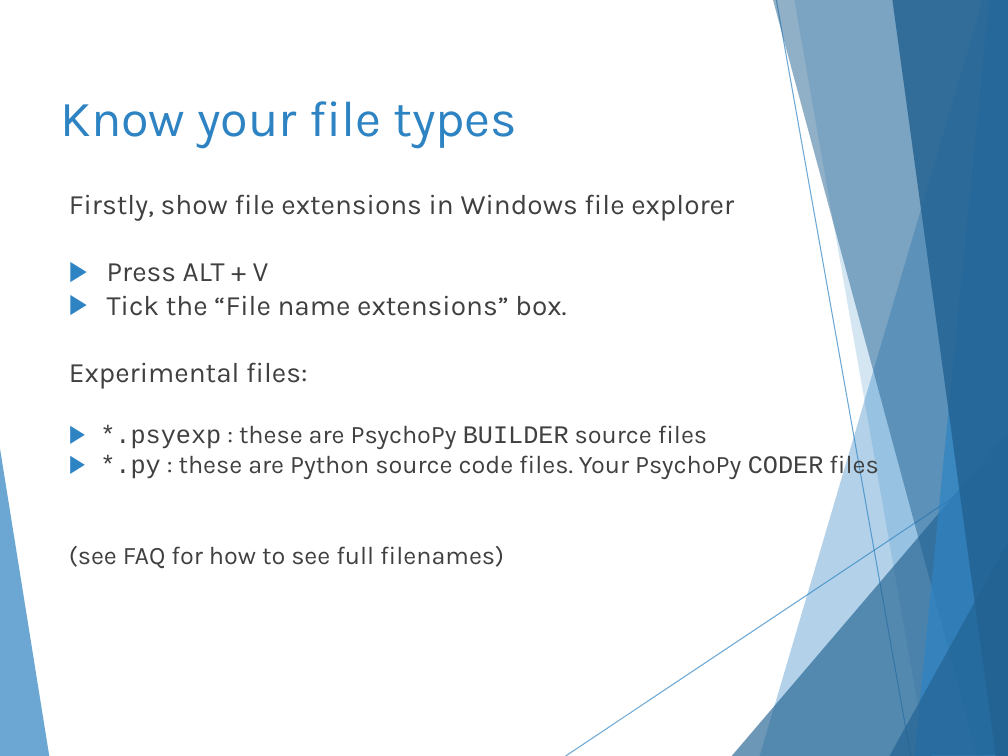
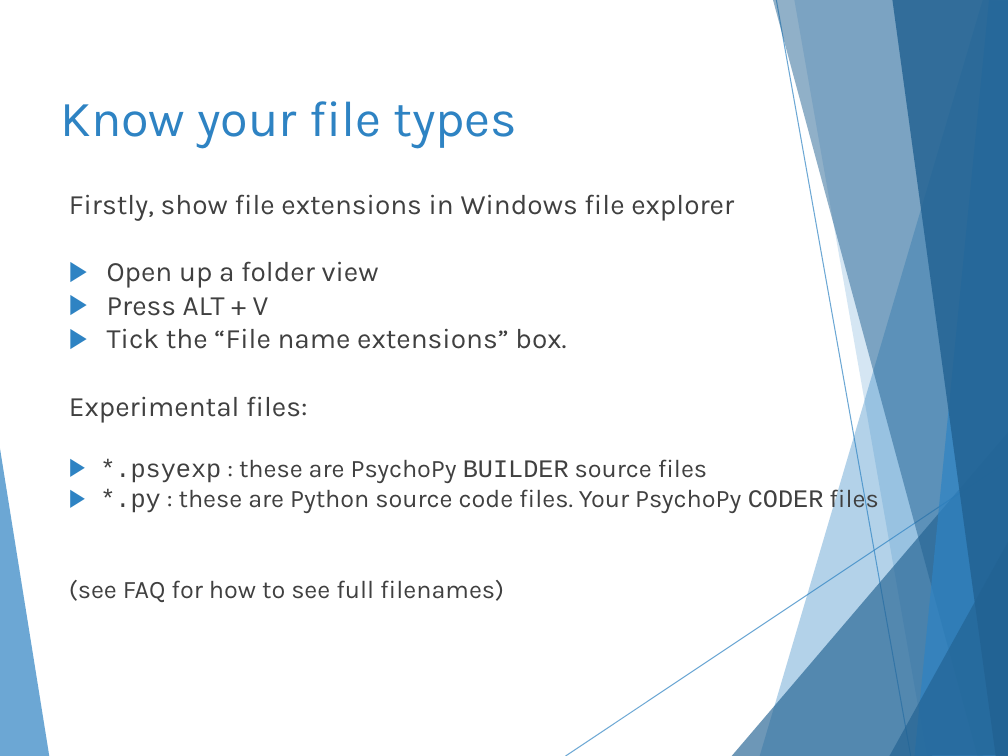
Before and after one commit to hlmpsy/psychopy_training, a slide deck: slide 6 of PsychoPy_FYP/PsychoPy.pptx. Drawn at 1008x756 pixels with LibreOffice and Linux fonts; fonts in the diff are those of the drawing. Boxes give left, top, right and bottom in pixels: in the first picture for what was removed or moved away, otherwise in the second. Text is boxed around its words. In the diff, an @@ line names an element or a change of style, - is before the commit and + after.

```diff
--- a/PsychoPy_FYP/PsychoPy.pptx
+++ b/PsychoPy_FYP/PsychoPy.pptx
@@ text at bbox=[107, 261, 379, 288]: paragraph added @@
+▶ Open up a folder view
```
Also in this commit, not shown: 7 other slides changed, 1 other file.
